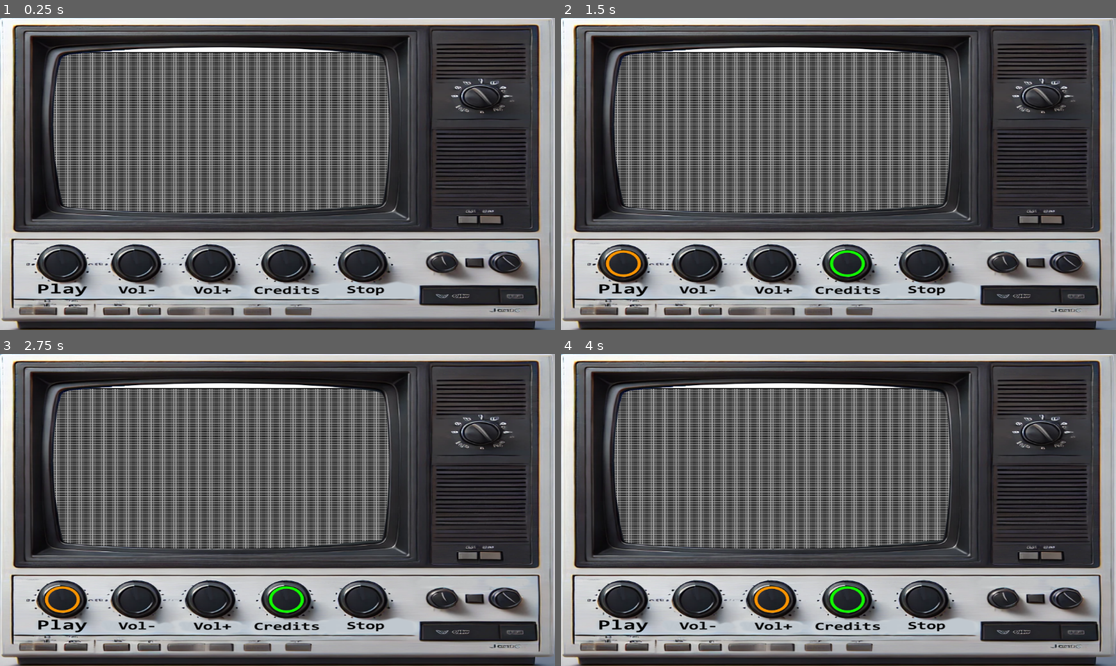
Above: before the commit, frames 1-4 (two rows, left to right).
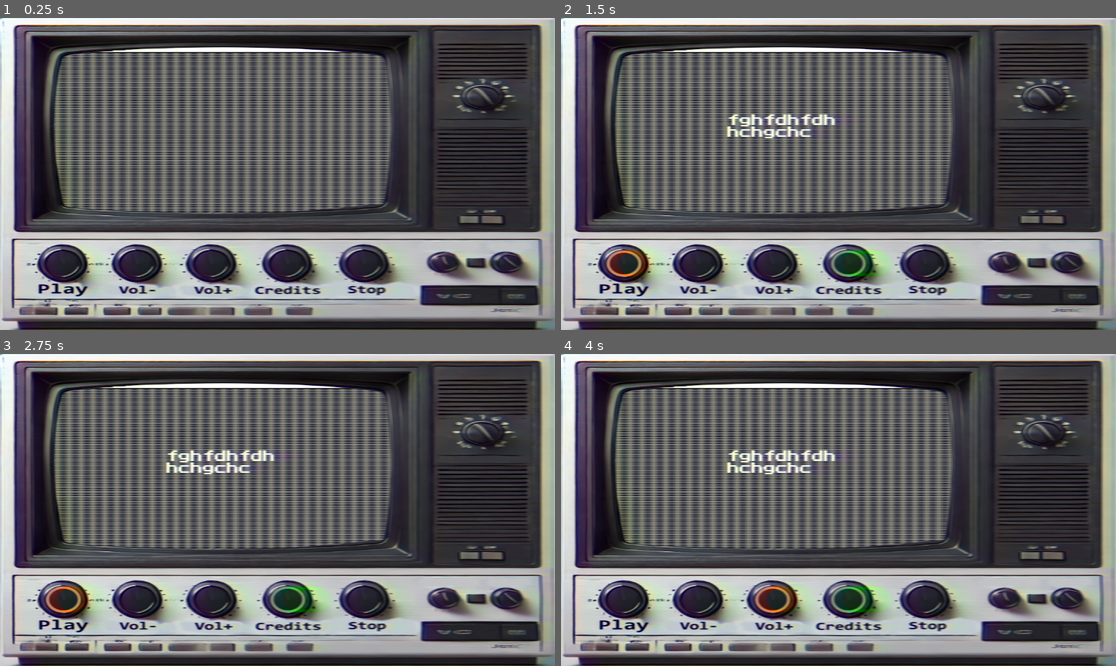
Above: after the commit, the same moments.

Repository: Ciasne14/SteelWorks3
Game: Godot game, scene res://Scenes/main_scene.tscn
Two runs of this game, one before a commit and one after it. Both use one fixed random seed, a clock stepped at 60 frames per second and the inputs below.
Inputs (mouse positions are in pixels of both pictures, inside the frame that each line leads up to):
- Up to frame 1 (0.25 s): no input
- Up to frame 2 (1.5 s): click (849, 264) at 0.5 s; click (622, 264) at 1.25 s
- Up to frame 3 (2.75 s): click (61, 600) at 2 s
- Up to frame 4 (4 s): click (699, 600) at 2.75 s; click (771, 600) at 3.5 s

The runs differ from the first frame. In frame 1, 17% of the frame differs, in the area x 0-100%, y 0-100%; in frame 2, 18%; in frame 3, 20%; in frame 4, 18%.
Error before the commit: Attempt to call function 'show' in base 'null instance' on a null instance. (res://Scenes/main_scene.gd:108)

Commit message:
fixes

Diff:
--- a/Scenes/main_scene.tscn
+++ b/Scenes/main_scene.tscn
@@ -1,14 +1,20 @@
-[gd_scene load_steps=10 format=3 uid="uid://bomcccbex7omi"]
+[gd_scene load_steps=13 format=3 uid="uid://bomcccbex7omi"]
 
 [ext_resource type="Script" path="res://Scenes/main.gd" id="1_d111u"]
 [ext_resource type="Texture2D" uid="uid://b4dhcxhbjudfa" path="res://tv.png" id="1_ya67x"]
 [ext_resource type="Texture2D" uid="uid://qvpqih0b1vkp" path="res://OldComputer.png" id="2_2jry2"]
 [ext_resource type="Script" path="res://Scenes/main_scene.gd" id="3_fj4oy"]
 [ext_resource type="Material" uid="uid://gu6wpty15hva" path="res://MaterialShaders/VHSShaderMaterial.tres" id="4_sbcsv"]
+[ext_resource type="FontFile" uid="uid://c1qr4g6bsxx1q" path="res://PressStart2P-Regular.ttf" id="5_d1qnp"]
 [ext_resource type="Texture2D" uid="uid://drt8jlsrokyee" path="res://button.png" id="5_oexas"]
 [ext_resource type="Texture2D" uid="uid://d2lyoodc00bvc" path="res://buttonpressed.png" id="6_ak2rn"]
 [ext_resource type="Texture2D" uid="uid://dcdpbu8xi78ug" path="res://buttonhovered.png" id="7_75aa8"]
 [ext_resource type="Script" path="res://Scenes/demon_communicator.gd" id="8_kk6e8"]
+[ext_resource type="AudioStream" uid="uid://c84g8apyvcndw" path="res://click[0-0-2](1).mp3" id="10_xufgv"]
+
+[sub_resource type="Theme" id="Theme_6lw6g"]
+default_font = ExtResource("5_d1qnp")
+default_font_size = 25
 
 [node name="Main" type="Control"]
 layout_mode = 3
@@ -60,8 +66,16 @@
 grow_horizontal = 2
 grow_vertical = 2
 
+[node name="Credits" type="RichTextLabel" parent="Background/MainScene/CenterContainer"]
+visible = false
+layout_mode = 2
+theme = SubResource("Theme_6lw6g")
+text = "fghfdhfdh
+hchgchc"
+fit_content = true
+autowrap_mode = 0
+
 [node name="CanvasLayer" type="CanvasLayer" parent="."]
-visible = false
 
 [node name="ColorRect" type="ColorRect" parent="CanvasLayer"]
 material = ExtResource("4_sbcsv")
@@ -191,6 +205,10 @@
 unique_name_in_owner = true
 autostart = true
 
+[node name="AudioStreamPlayer" type="AudioStreamPlayer" parent="."]
+stream = ExtResource("10_xufgv")
+volume_db = -15.0
+
 [connection signal="pressed" from="Play" to="Background/MainScene" method="_on_play_pressed"]
 [connection signal="pressed" from="Play" to="DemonCommunicator" method="_on_play_pressed"]
 [connection signal="pressed" from="VolDown" to="Background/MainScene" method="_on_vol_down_pressed"]
--- a/new_font_variation.tres
+++ /dev/null
@@ -1,3 +0,0 @@
-[gd_resource type="FontVariation" format=3 uid="uid://bqay6num3ucm7"]
-
-[resource]
